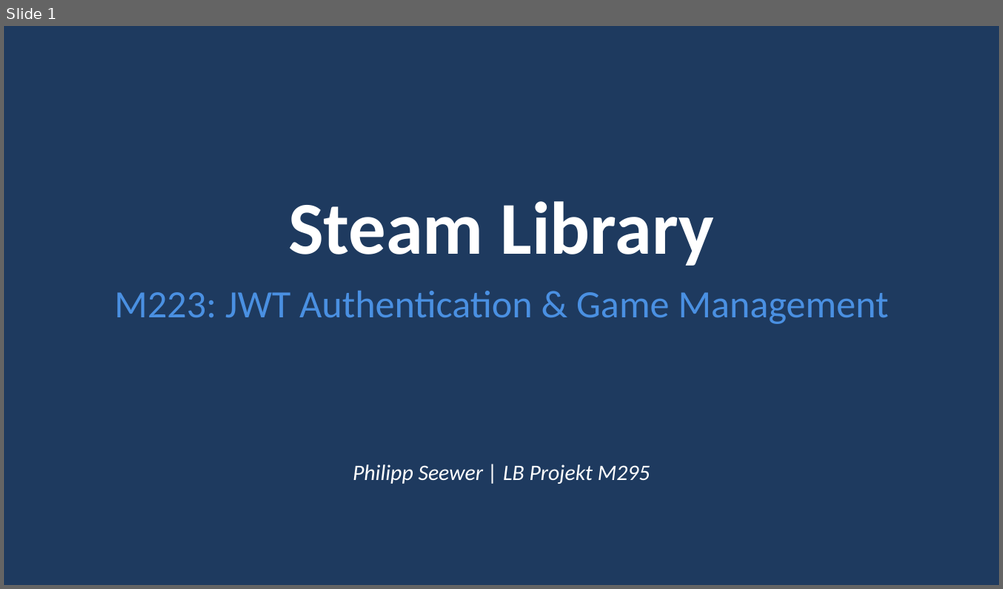
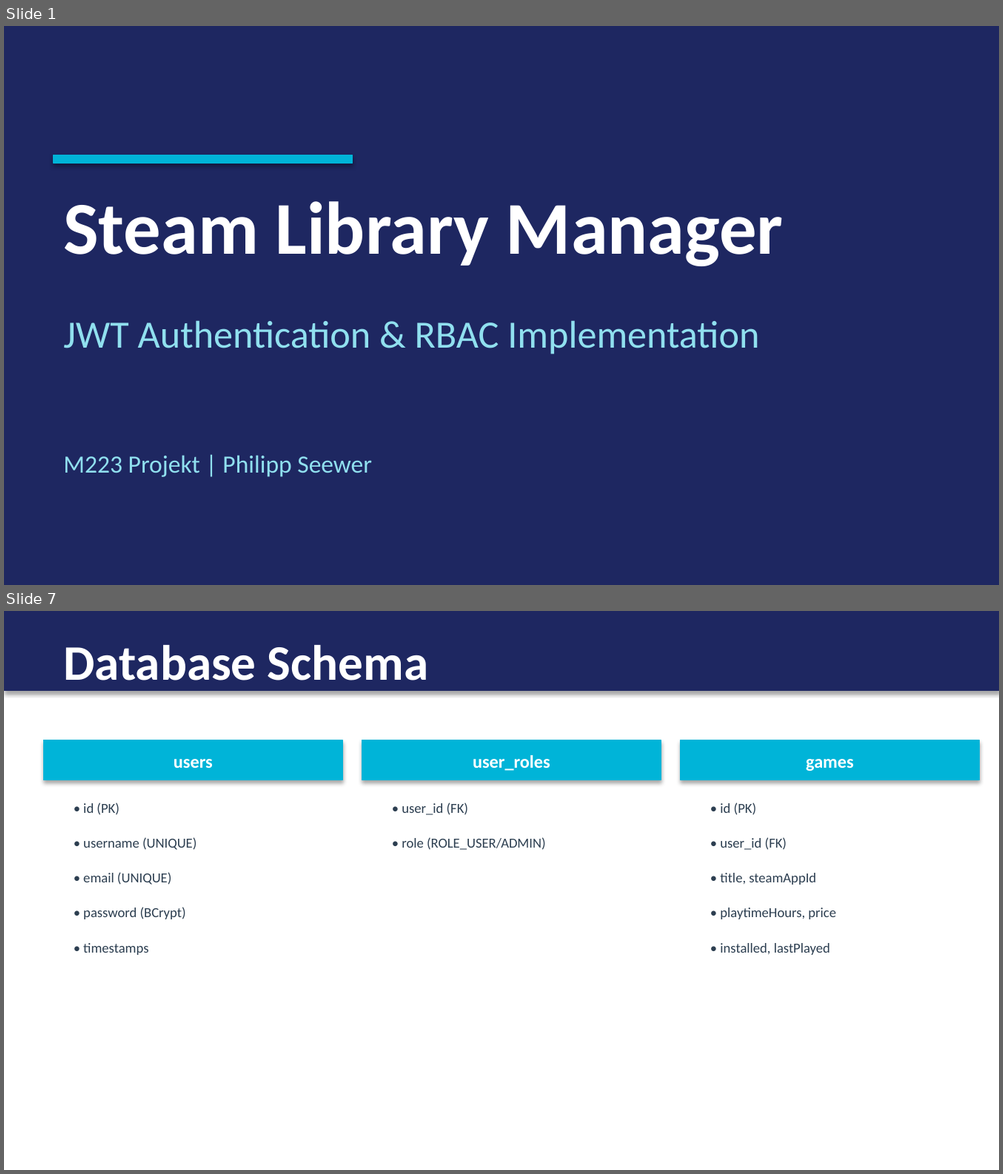
Before and after one commit to Pipo0911/LB-Projekt-M223_Philipp-Seewer, a slide deck: M223_Presentation.pptx. Shown one above the other, each under a label of ours: slide 1 before the commit, slides 1 and 7 after it; the slides between them are not shown. The pictures are 1003x589 and 1003x1174 pixels, drawn with LibreOffice and Linux fonts; fonts in the diff are those of the drawing. Boxes give left, top, right and bottom in pixels: in the first picture for what was removed or moved away, otherwise in the second. Text is boxed around its words. In the diff, an @@ line names an element or a change of style, - is before the commit and + after.

```diff
--- a/M223_Presentation.pptx
+++ b/M223_Presentation.pptx
@@ slide 7 added at [4, 611, 999, 1170], background #FFFFFF @@
@@ rectangle added at [4, 611, 999, 691], fill #1E2761, outline #1E2761 0.75 pt @@
@@ text added at [63, 645, 428, 692], 36 pt, text #FFFFFF, bold @@
+Database Schema
@@ rectangle added at [44, 741, 342, 780], fill #00B4D8, outline #00B4D8 0.75 pt @@
@@ rectangle added at [362, 741, 660, 780], fill #00B4D8, outline #00B4D8 0.75 pt @@
@@ rectangle added at [680, 741, 979, 780], fill #00B4D8, outline #00B4D8 0.75 pt @@
@@ text added at [173, 759, 213, 768], 13 pt, text #FFFFFF, bold @@
+users
@@ text added at [472, 755, 550, 771], 13 pt, text #FFFFFF, bold @@
+user_roles
@@ text added at [805, 759, 854, 771], 13 pt, text #FFFFFF, bold @@
+games
@@ text added at [83, 803, 119, 815], 10 pt, text #2C3E50 @@
+• id (PK)
@@ text added at [401, 803, 468, 815], 10 pt, text #2C3E50 @@
+• user_id (FK)
@@ text added at [720, 803, 757, 815], 10 pt, text #2C3E50 @@
+• id (PK)
@@ text added at [83, 837, 196, 850], 10 pt, text #2C3E50 @@
+• username (UNIQUE)
@@ text added at [401, 837, 546, 850], 10 pt, text #2C3E50 @@
+• role (ROLE_USER/ADMIN)
@@ text added at [720, 837, 786, 850], 10 pt, text #2C3E50 @@
+• user_id (FK)
@@ text added at [83, 872, 171, 885], 10 pt, text #2C3E50 @@
+• email (UNIQUE)
@@ text added at [720, 873, 816, 885], 10 pt, text #2C3E50 @@
+• title, steamAppId
@@ text added at [83, 907, 186, 920], 10 pt, text #2C3E50 @@
+• password (BCrypt)
@@ text added at [720, 908, 836, 920], 10 pt, text #2C3E50 @@
+• playtimeHours, price
@@ text added at [83, 943, 148, 955], 10 pt, text #2C3E50 @@
+• timestamps
@@ text added at [720, 943, 830, 955], 10 pt, text #2C3E50 @@
+• installed, lastPlayed
@@ slide 1 changed as well @@
@@ background #1E3A5F to #1E2761 @@
@@ rectangle added at [54, 156, 352, 163], fill #00B4D8, outline #00B4D8 0.75 pt @@
@@ text at [63, 201, 783, 266]: text changed @@
-Steam Library
+Steam Library Manager
@@ text at [63, 321, 759, 355]: text changed; text colour #4A90E2 to #90E0EF @@
-M223: JWT Authentication & Game Management
+JWT Authentication & RBAC Implementation
@@ text at [63, 455, 372, 477]: text changed; size 16 to 18 pt; text colour #FFFFFF to #90E0EF; italic off @@
-Philipp Seewer | LB Projekt M295
+M223 Projekt | Philipp Seewer
```
Also in this commit, not shown: 3 other slides changed, 4 other slides added, 4 slides removed, 1 other file.
